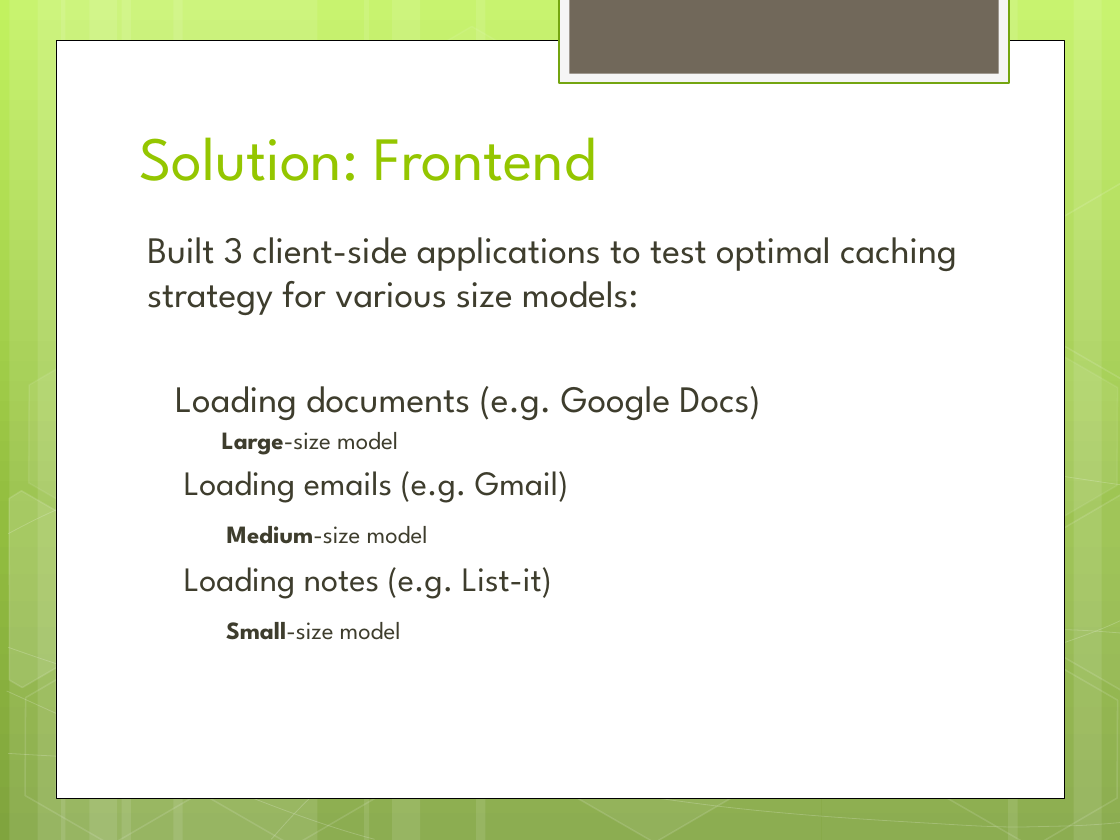
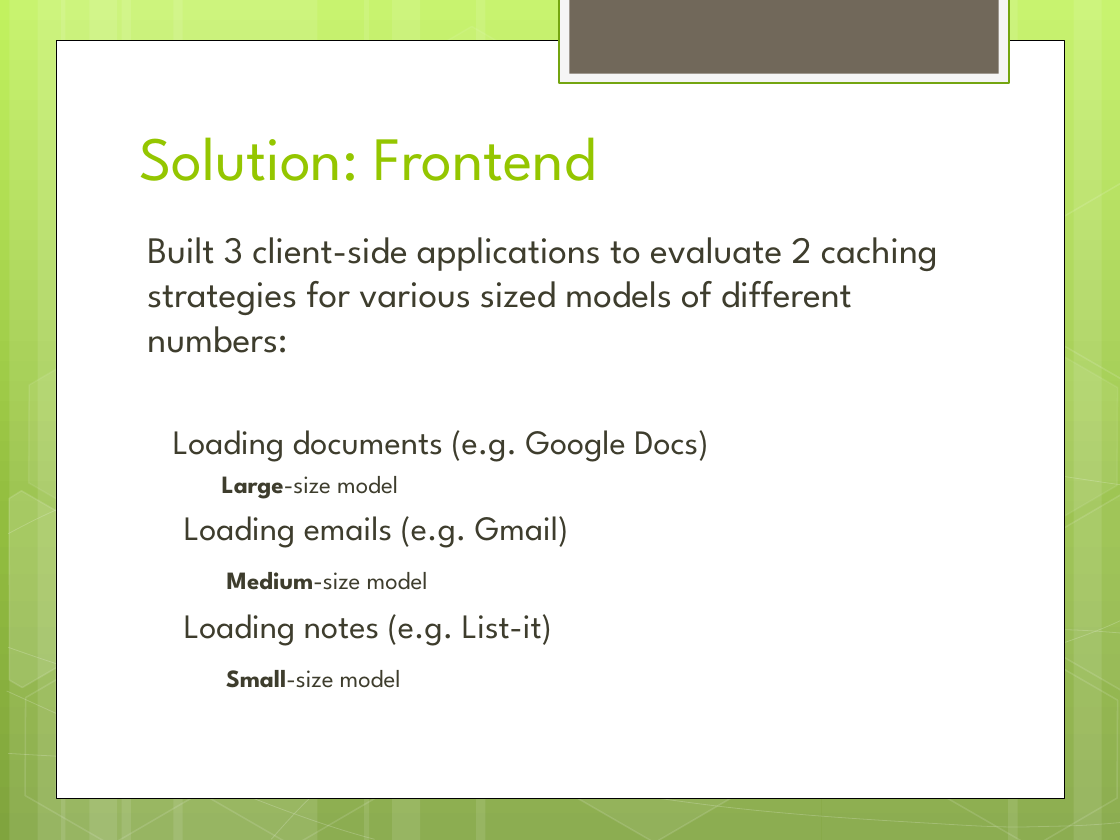
Before and after one commit to wolfes/backbone-store, a slide deck: slide 5 of presentation.pptx (slide 6 before the commit). Drawn at 1120x840 pixels with LibreOffice and Linux fonts; fonts in the diff are those of the drawing. Boxes give left, top, right and bottom in pixels: in the first picture for what was removed or moved away, otherwise in the second. Text is boxed around its words. In the diff, an @@ line names an element or a change of style, - is before the commit and + after.

```diff
--- a/presentation.pptx
+++ b/presentation.pptx
@@ text at (x1=147, y1=237, x2=938, y2=353): text changed @@
-Built 3 client-side applications to test optimal caching strategy for various size models:
+Built 3 client-side applications to evaluate 2 caching strategies for various sized models of different numbers:
@@ text at (x1=173, y1=430, x2=708, y2=688): size 24 to 22 pt in "Loading documents (e.g. Google Docs)"; more space between paragraphs @@
```
Also in this commit, not shown: 6 other slides changed, 1 slide removed.
